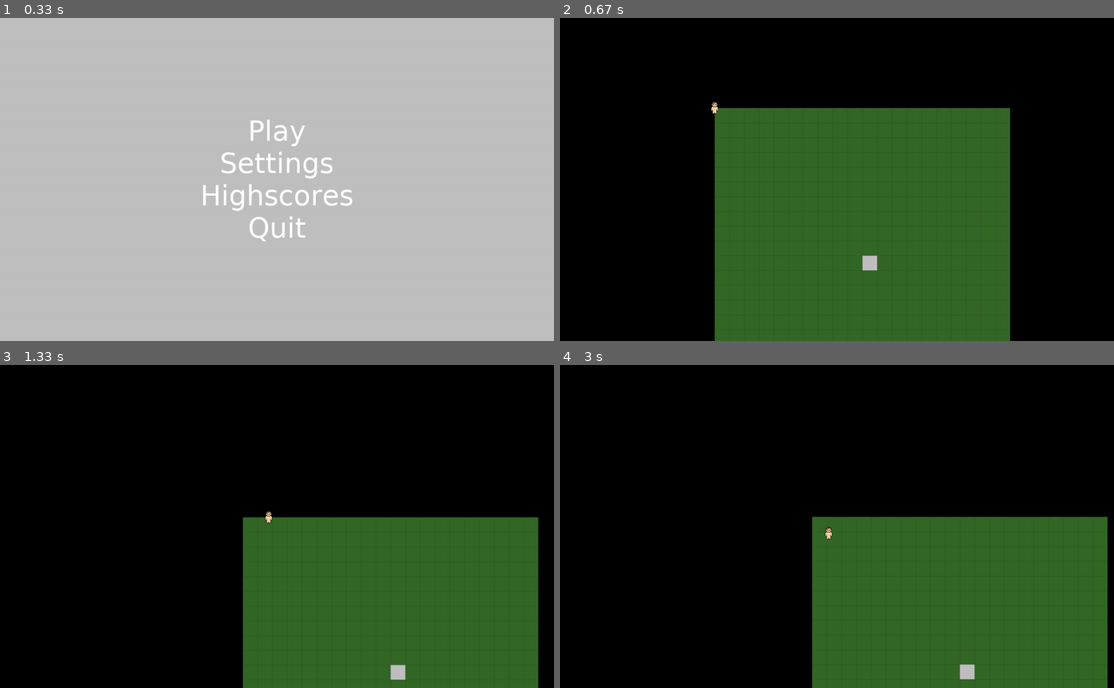
Above: before the commit, frames 1-4 (two rows, left to right).
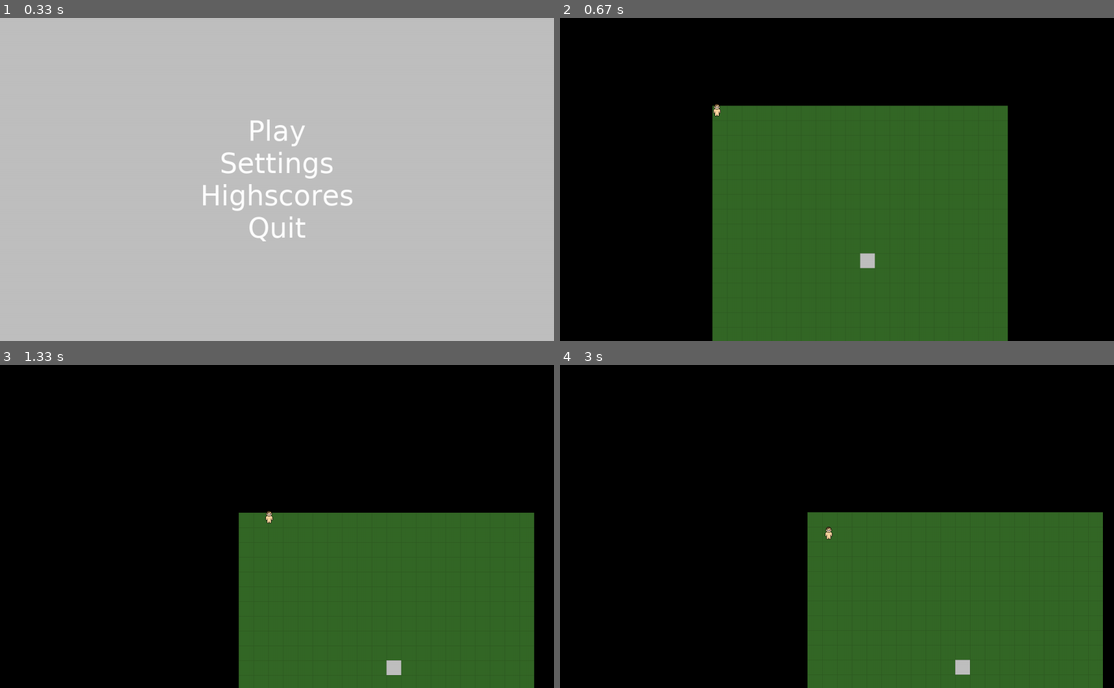
Above: after the commit, the same moments.

Repository: justvulpes/pygame
Game: pygame game, started from Main.py
Two runs of this game, one before a commit and one after it. Both use one fixed random seed, a clock stepped at 60 frames per second and the inputs below.
Inputs (mouse positions are in pixels of both pictures, inside the frame that each line leads up to):
- Up to frame 1 (0.33 s): no input
- Up to frame 2 (0.67 s): click "Play" at 0.38 s
- Up to frame 3 (1.33 s): hold D 0.67-1.13 s; move the mouse to (282, 549) at 0.7 s; hold W from 1.17 s (still down); move the mouse to (332, 597) at 1.2 s
- Up to frame 4 (3 s): release W at 1.47 s; hold D 1.5-1.97 s; move the mouse to (665, 600) at 1.53 s; hold A 2-2.53 s; move the mouse to (903, 555) at 2.03 s; hold S 2.57-2.87 s; move the mouse to (848, 416) at 2.6 s; hold A from 2.9 s (still down); move the mouse to (637, 516) at 2.93 s

Frame 1 is identical in both runs. In frame 2, 1.4% of the frame differs, in the area x 27-82%, y 25-100%; in frame 3, 1.8%; in frame 4, 1.9%, in the area x 44-99%, y 45-100%.

Commit message:
callision improve

Diff:
--- a/Main.py
+++ b/Main.py
@@ -15,7 +15,7 @@
 running = True  # while True game will run.
 
 world = World.World()
-player = objects.mobs.Player.Player(0,0)
+player = objects.mobs.Player.Player(10,10)
 
 
 def update():
--- a/objects/mobs/Mob.py
+++ b/objects/mobs/Mob.py
@@ -2,11 +2,12 @@
 import World
 
 class Mob(objects.Object.Object):
-    def __init__(self, x, y, speed=1):
+    def __init__(self, x, y, speed=1, size=20):
         super().__init__(x, y)
         self.x = x
         self.y = y
         self.speed = speed
+        self.size = size
 
     def update(self):
         pass
@@ -20,11 +21,17 @@
             self.move(0, y)
 
         if x != 0:
-            if (self.x + x) >> 5 >= 0 and (self.x + x) >> 5 < World.World.map_width:
-                if not World.World.tiles_hash[self.y >> 5][(self.x + x) >> 5].solid:
+            if (self.x + x - (self.size >> 1)) >> 5 >= 0 and (self.x + x + (self.size >> 1)) >> 5 < World.World.map_width:
+                if not World.World.tiles_hash[(self.y + (self.size >> 1)) >> 5][(self.x + x + (self.size >> 1)) >> 5].solid \
+                        and not World.World.tiles_hash[(self.y + (self.size >> 1)) >> 5][(self.x + x - (self.size >> 1)) >> 5].solid \
+                        and not World.World.tiles_hash[(self.y - (self.size >> 1)) >> 5][(self.x + x + (self.size >> 1)) >> 5].solid \
+                        and not World.World.tiles_hash[(self.y - (self.size >> 1)) >> 5][(self.x + x - (self.size >> 1)) >> 5].solid:
                     self.x += x
 
         if y != 0:
-            if (self.y + y) >> 5 >= 0 and (self.y + y) >> 5 < World.World.map_width:
-                if not World.World.tiles_hash[(self.y + y) >> 5][self.x >> 5].solid:
+            if (self.y + y - (self.size >> 1)) >> 5 >= 0 and (self.y + y + (self.size >> 1)) >> 5 < World.World.map_width:
+                if not World.World.tiles_hash[(self.y + y + (self.size >> 1)) >> 5][(self.x + (self.size >> 1)) >> 5].solid \
+                        and not World.World.tiles_hash[(self.y + y - (self.size >> 1)) >> 5][(self.x + (self.size >> 1)) >> 5].solid \
+                        and not World.World.tiles_hash[(self.y + y + (self.size >> 1)) >> 5][(self.x - (self.size >> 1)) >> 5].solid \
+                        and not World.World.tiles_hash[(self.y + y - (self.size >> 1)) >> 5][(self.x - (self.size >> 1)) >> 5].solid:
                     self.y += y
--- a/objects/mobs/Player.py
+++ b/objects/mobs/Player.py
@@ -7,8 +7,8 @@
 
 
 class Player(objects.mobs.Mob.Mob):
-    def __init__(self, x, y, speed=1):
-        super().__init__(x, y, speed)
+    def __init__(self, x, y, speed=1,size=20):
+        super().__init__(x, y, speed, size)
 
     def update(self):
 
